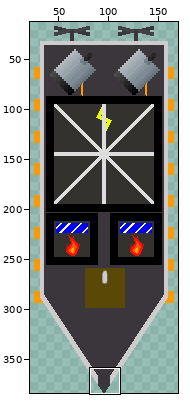
Sprite sheet, stored at assets/textures/misc/base_boat.png. Above: a wide view before the commit, with the close-up outlined.
Close-up. First the earlier version:
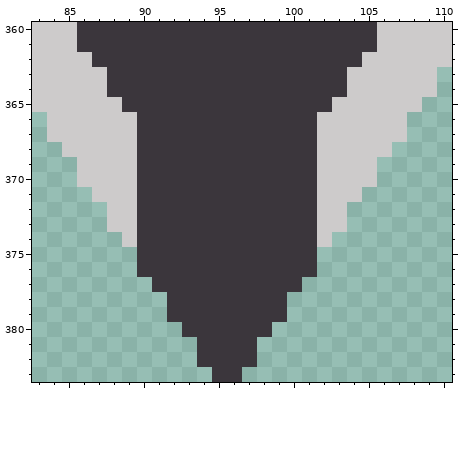
The file is 192x384 pixels. Colours within 5 levels of each other are drawn and written as one. Shown: x 83..110, y 360..383. The wide view leaves out empty margins. The commit also changed other parts of the picture, which this record leaves out.
New version:
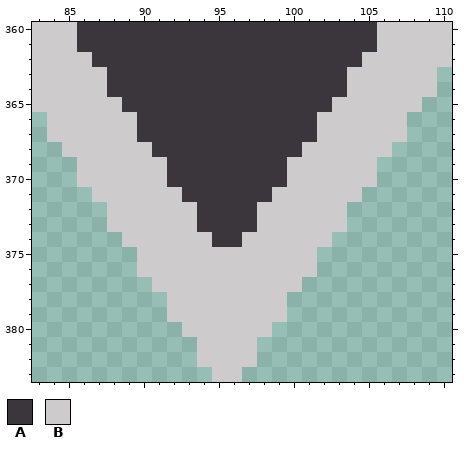
Palette (. is transparent): A #3b363c  B #cdcbcb
The exact change:
@@ x 88..103 @@
 367 BBAAAAAAAAAAAABB
-368 BBAAAAAAAAAAAABB
-369 BBAAAAAAAAAAAABB
-370 BBAAAAAAAAAAAABB
-371 BBAAAAAAAAAAAABB
-372 BBAAAAAAAAAAAABB
-373 BBAAAAAAAAAAAABB
-374 .BAAAAAAAAAAAAB.
-375 ..AAAAAAAAAAAA..
-376 ..AAAAAAAAAAAA..
-377 ...AAAAAAAAAA...
-378 ....AAAAAAAA....
-379 ....AAAAAAAA....
-380 .....AAAAAA.....
-381 ......AAAA......
-382 ......AAAA......
-383 .......AA.......
+368 BBBAAAAAAAAAABBB
+369 BBBBAAAAAAAABBBB
+370 BBBBAAAAAAAABBBB
+371 BBBBBAAAAAABBBBB
+372 BBBBBBAAAABBBBBB
+373 BBBBBBAAAABBBBBB
+374 .BBBBBBAABBBBBB.
+375 ..BBBBBBBBBBBB..
+376 ..BBBBBBBBBBBB..
+377 ...BBBBBBBBBB...
+378 ....BBBBBBBB....
+379 ....BBBBBBBB....
+380 .....BBBBBB.....
+381 ......BBBB......
+382 ......BBBB......
+383 .......BB.......
